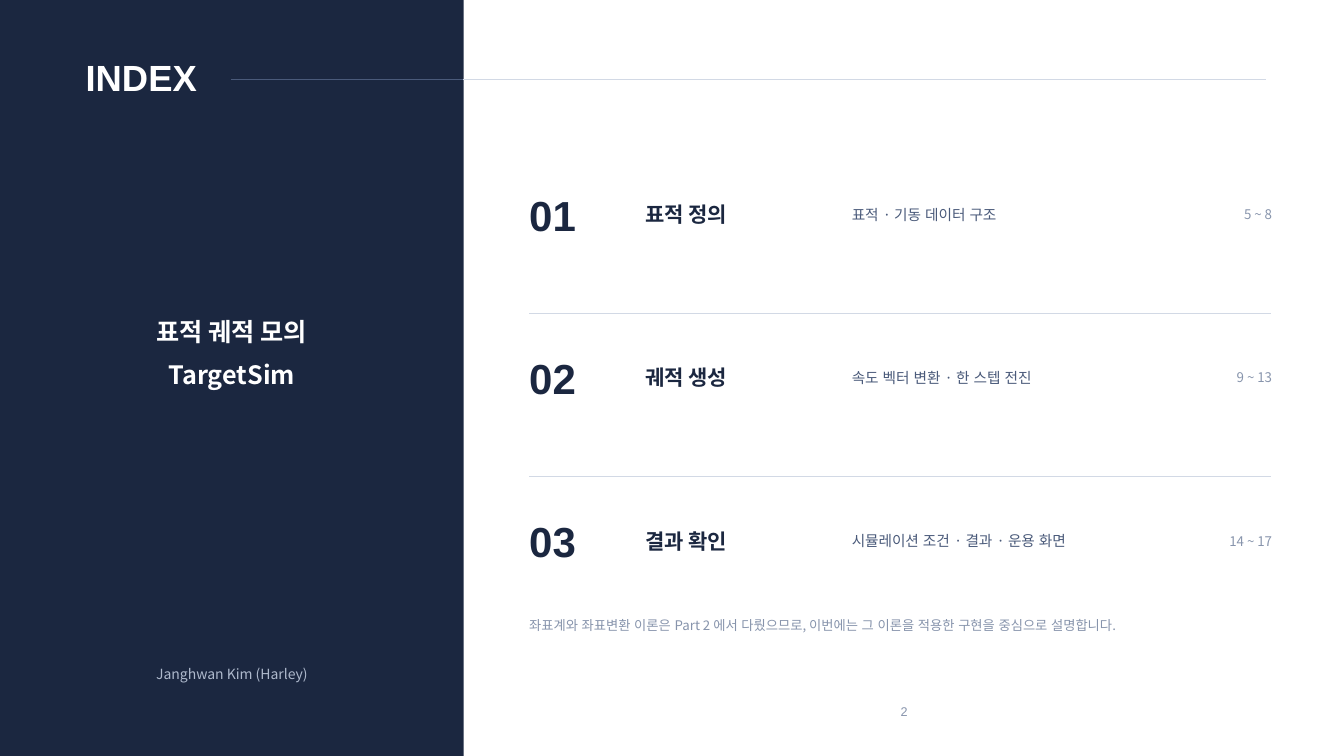
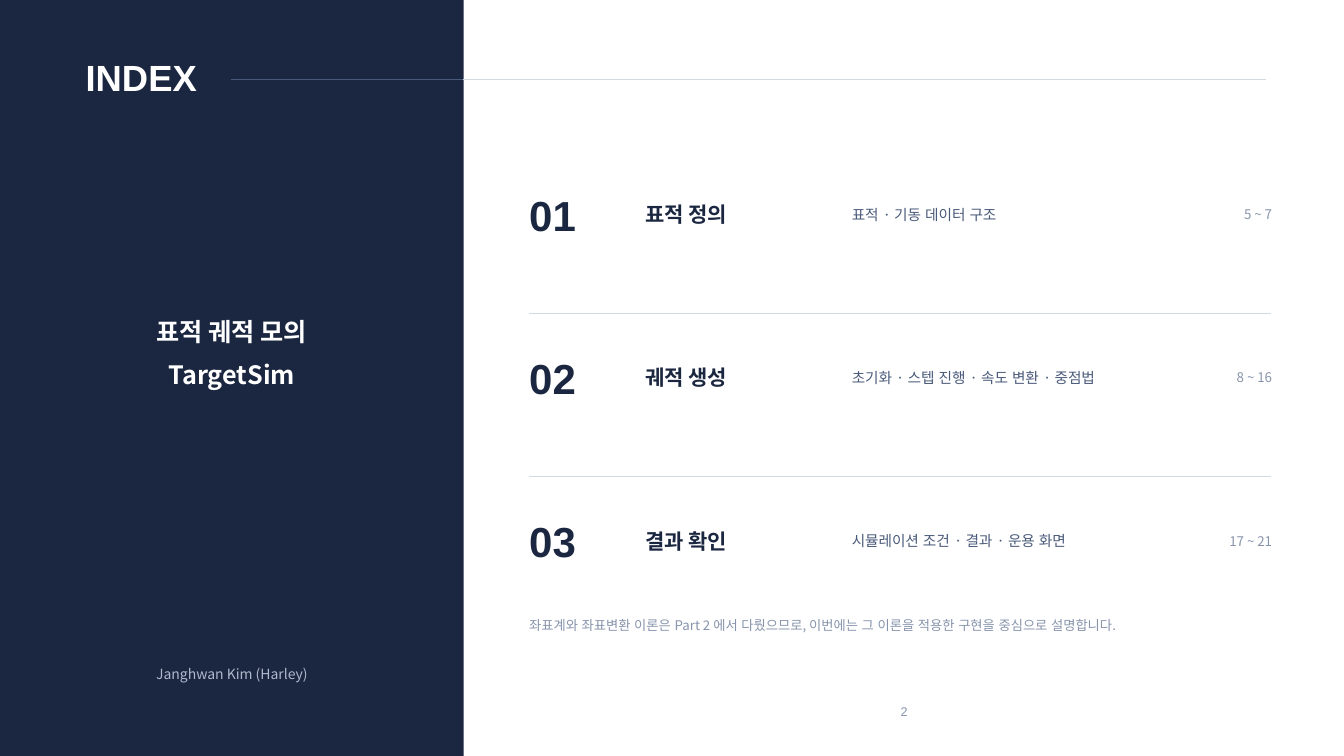
Before and after one commit to harley-hwan/radar-sw-study, a slide deck: slide 2 of Part3_TargetSim/ref/산출물/Chapter3_TargetSim.pptx. Drawn at 1344x756 pixels with LibreOffice and Linux fonts; fonts in the diff are those of the drawing. Boxes give left, top, right and bottom in pixels: in the first picture for what was removed or moved away, otherwise in the second. Text is boxed around its words. In the diff, an @@ line names an element or a change of style, - is before the commit and + after.

```diff
--- a/Part3_TargetSim/ref/산출물/Chapter3_TargetSim.pptx
+++ b/Part3_TargetSim/ref/산출물/Chapter3_TargetSim.pptx
@@ text at [1244,209,1272,219]: text changed @@
-5 ~ 8
+5 ~ 7
@@ text at [852,371,1095,384]: text changed @@
-속도 벡터 변환 · 한 스텝 전진
+초기화 · 스텝 진행 · 속도 변환 · 중점법
@@ text at [1237,372,1272,382]: text changed @@
-9 ~ 13
+8 ~ 16
@@ text at [1229,536,1272,546]: text changed @@
-14 ~ 17
+17 ~ 21
```
Also in this commit, not shown: 14 other slides changed, 5 slides added, 1 slide removed, 17 other files.
